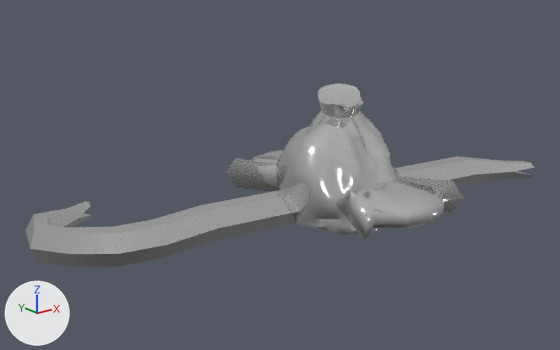
The Blender file Assets/PrefabModels/Tokens/Dependencies/MonopolyPieces.blend: old version first, new version second.
Both versions are drawn from a camera (50 mm lens) standing at (-4.84, -5.15, 2.53) and looking at (-0.61, 0.14, 0.41). Lighting does not change. The marker at lower left points along +X, +Y and +Z.

The older version as bpy lines, for what is in view:
```python
me_cylinder = bpy.data.meshes.new('Cylinder')
me_cylinder.from_pydata(...)  # 70 vertices, 68 faces; spans x -0.59..-0.01, y -1.57..2.29, z -5.9..4.33
me_cylinder.polygons.foreach_set('use_smooth', [True] * 68)
me_cylinder.materials.append(mat_metal)  # white #e7e7e7
me_sphere_001 = bpy.data.meshes.new('Sphere.001')
me_sphere_001.from_pydata(...)  # 1922 vertices, 1984 faces; spans x -0.624..0.59, y -0.634..0.543, z -0.087..1.147
me_sphere_001.polygons.foreach_set('use_smooth', [True] * 1984)
me_sphere_001.materials.append(mat_metal)  # white #e7e7e7
me_sphere_003 = bpy.data.meshes.new('Sphere.003')
me_sphere_003.from_pydata(...)  # 578 vertices, 608 faces; spans x -1.05..0.1, y -2.33..2.33, z -1.27..1.27
me_sphere_003.polygons.foreach_set('use_smooth', [True] * 608)
me_sphere_003.materials.append(mat_metal)  # white #e7e7e7
ob_bow = bpy.data.objects.new('Bow', me_sphere_003)
ob_bow.location = (0.0, 0.0, 0.0)
ob_bow.rotation_euler = (0.0, 1.571, 0.0)  # degrees (0, 90, 0)
ob_bow.scale = (0.486, 0.486, 0.486)
ob_crowbar = bpy.data.objects.new('Crowbar', me_cylinder)
ob_crowbar.location = (0.0, 0.0, 0.0)
ob_crowbar.rotation_euler = (0.0, 1.571, 0.0)  # degrees (0, 90, 0)
ob_crowbar.scale = (0.48, 0.48, 0.48)
ob_money = bpy.data.objects.new('Money', me_sphere_001)
ob_money.location = (0.0, 0.0, 0.0)
```
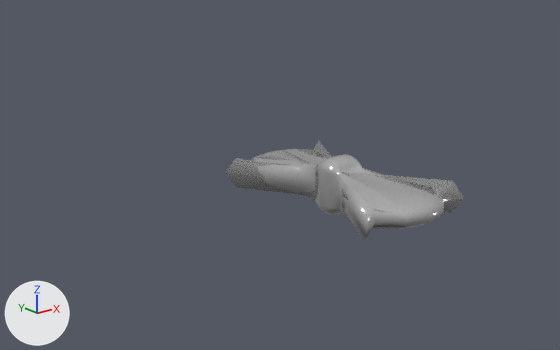
What the commit changed:
Object 'Money' (ob_money) is deleted.
Object 'Crowbar' (ob_crowbar) is deleted.

Boxes [x1, y1, x2, y2] around the edits, measured in the pictures (560 x 350 px):
'Crowbar', deleted: before [25, 156, 534, 267]
'Money', deleted: before [276, 83, 399, 235]
